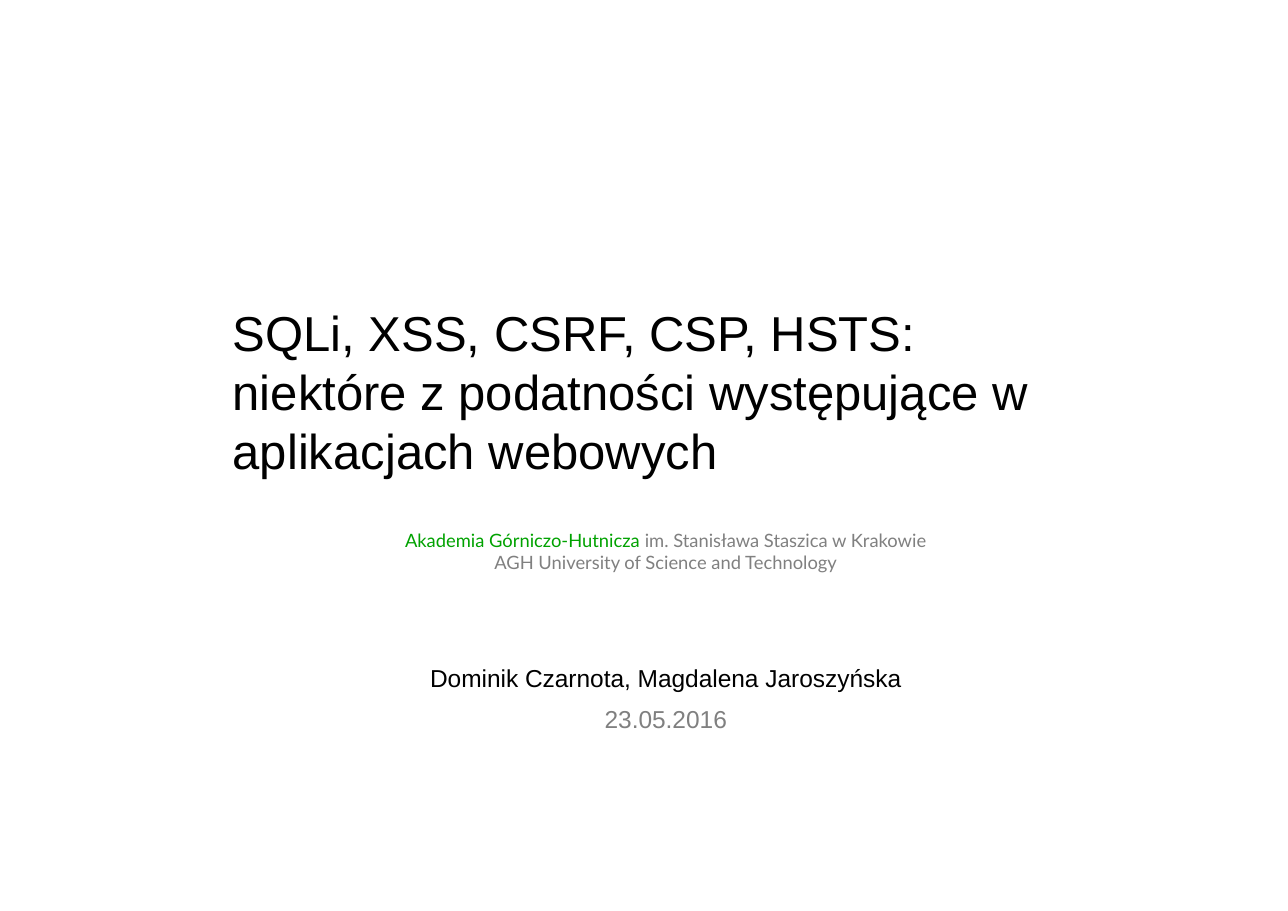
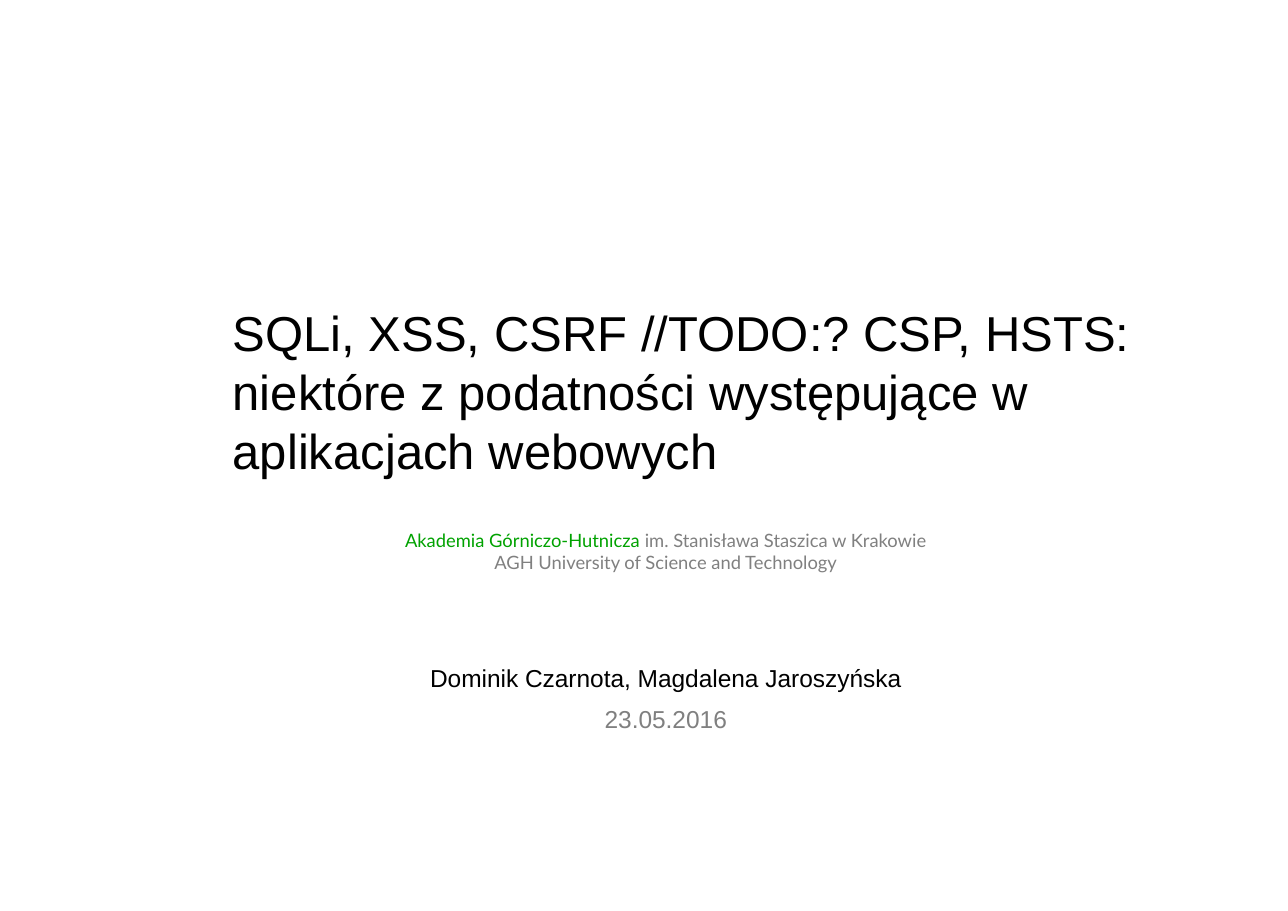
Before and after one commit to disconnect3d/websec_presentation, a slide deck: slide 1 of websec.ppt. Drawn at 1288x911 pixels with LibreOffice and Linux fonts; fonts in the diff are those of the drawing; background and template pictures are left out. Boxes give left, top, right and bottom in pixels: in the first picture for what was removed or moved away, otherwise in the second. Text is boxed around its words. In the diff, an @@ line names an element or a change of style, - is before the commit and + after.

```diff
--- a/websec.ppt
+++ b/websec.ppt
@@ text at (x1=233, y1=315, x2=1129, y2=479): text changed @@
-SQLi, XSS, CSRF, CSP, HSTS:
-niektóre z podatności występujące w aplikacjach webowych
+SQLi, XSS, CSRF //TODO:? CSP, HSTS:
+niektóre z podatności występujące w aplikacjach webowych
```
Also in this commit, not shown: 5 other slides changed, 2 slides removed, 9 other files.
